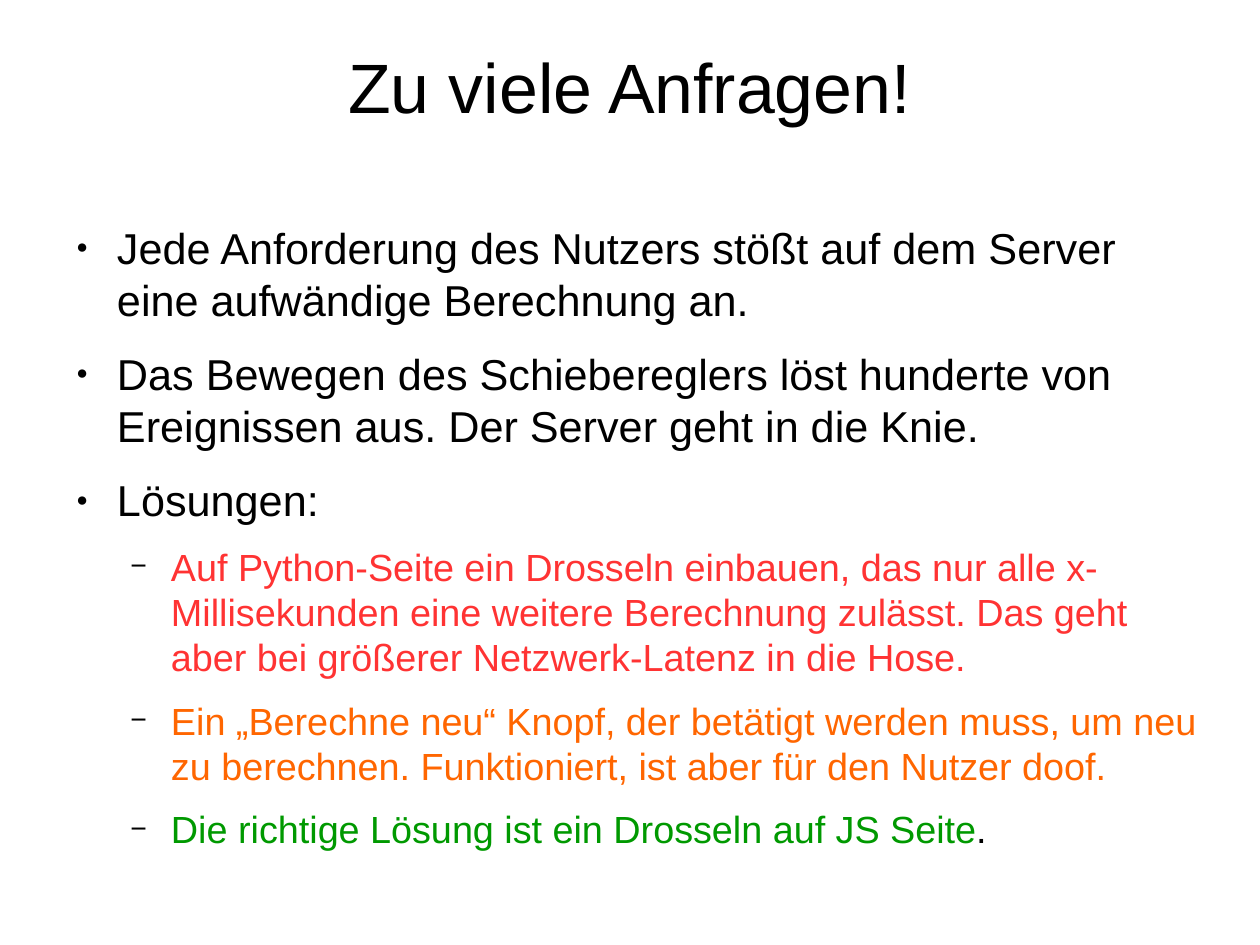
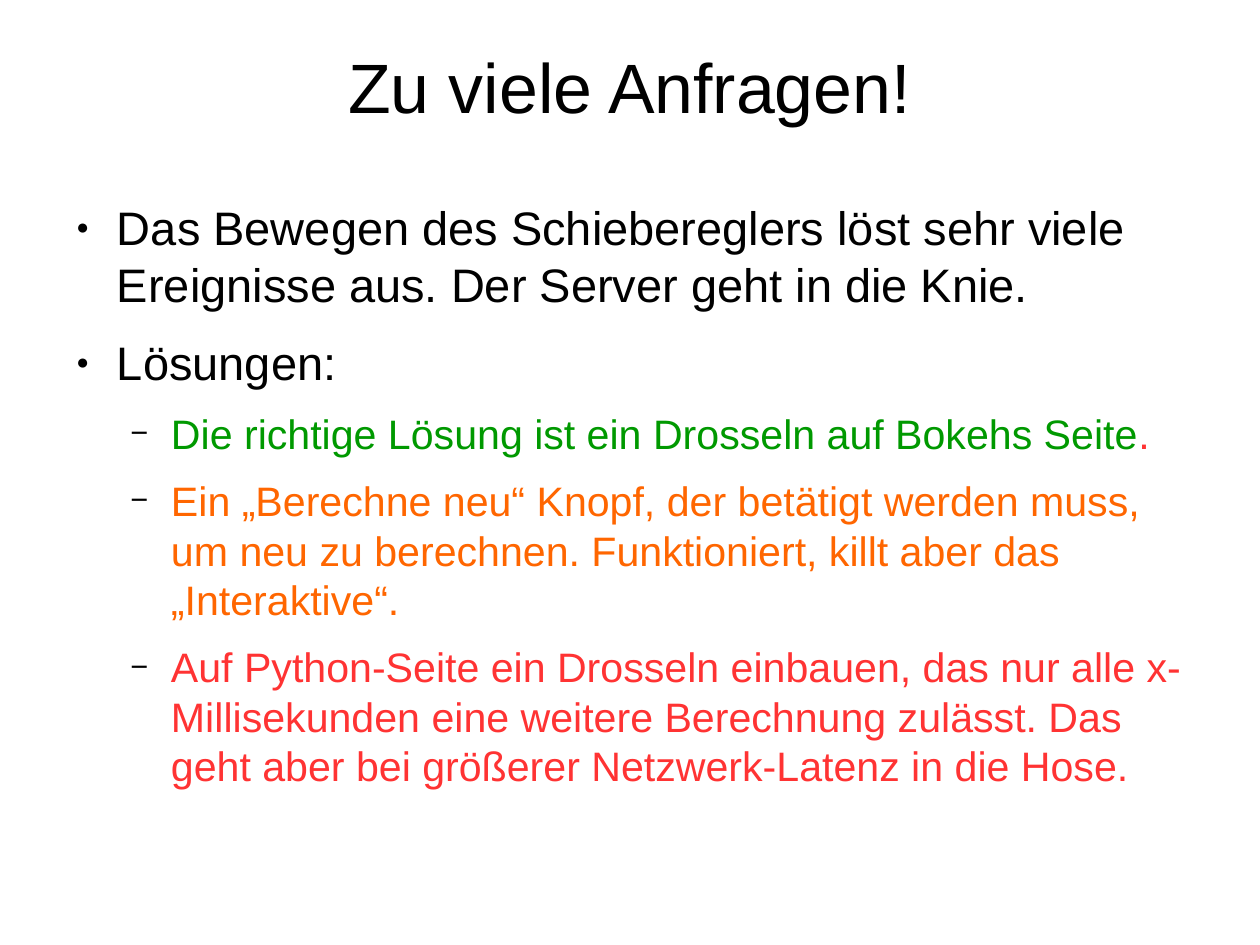
Before and after one commit to Inqbus/python_summit, a slide deck: slide 52 of vortrag/bokeh_sandra.odp (slide 50 before the commit). Drawn at 1260x945 pixels with LibreOffice and Linux fonts; fonts in the diff are those of the drawing. Boxes give left, top, right and bottom in pixels: in the first picture for what was removed or moved away, otherwise in the second. Text is boxed around its words. In the diff, an @@ line names an element or a change of style, - is before the commit and + after.

```diff
--- a/vortrag/bokeh_sandra.odp
+++ b/vortrag/bokeh_sandra.odp
@@ text "Das Bewegen des Schiebereglers löst ...": place and size @@
-text "Das Bewegen des Schiebereglers löst ..." at bbox=[117, 232, 1196, 851]
+text "Das Bewegen des Schiebereglers löst ..." at bbox=[117, 211, 1181, 789]
@@ text at bbox=[117, 211, 1125, 310]: text changed; size 27.2 to 29.6 pt @@
-● Jede Anforderung des Nutzers stößt auf dem Server eine aufwändige Berechnung an.
-● Das Bewegen des Schiebereglers löst hunderte von Ereignissen aus. Der Server geht in die Knie.
+● Das Bewegen des Schiebereglers löst sehr viele Ereignisse aus. Der Server geht in die Knie.
@@ text at bbox=[117, 347, 1181, 789]: size 27.2 to 29.6 pt in "Lösungen:"; size 23.8 to 25.9 pt in "Auf Python-Seite ein Drosseln einbauen, das nur ..." @@
@@ text at bbox=[171, 419, 1150, 621]: paragraphs added @@
+  − Die richtige Lösung ist ein Drosseln auf Bokehs Seite.
+  − Ein „Berechne neu“ Knopf, der betätigt werden muss, um neu zu berechnen. Funktioniert, killt aber das „Interaktive“.
@@ text at bbox=[171, 707, 1196, 851]: paragraphs removed @@
-  − Ein „Berechne neu“ Knopf, der betätigt werden muss, um neu zu berechnen. Funktioniert, ist aber für den Nutzer doof.
-  − Die richtige Lösung ist ein Drosseln auf JS Seite.
```
Also in this commit, not shown: 9 other slides changed, 4 slides added, 1 slide removed, 5 other files.
